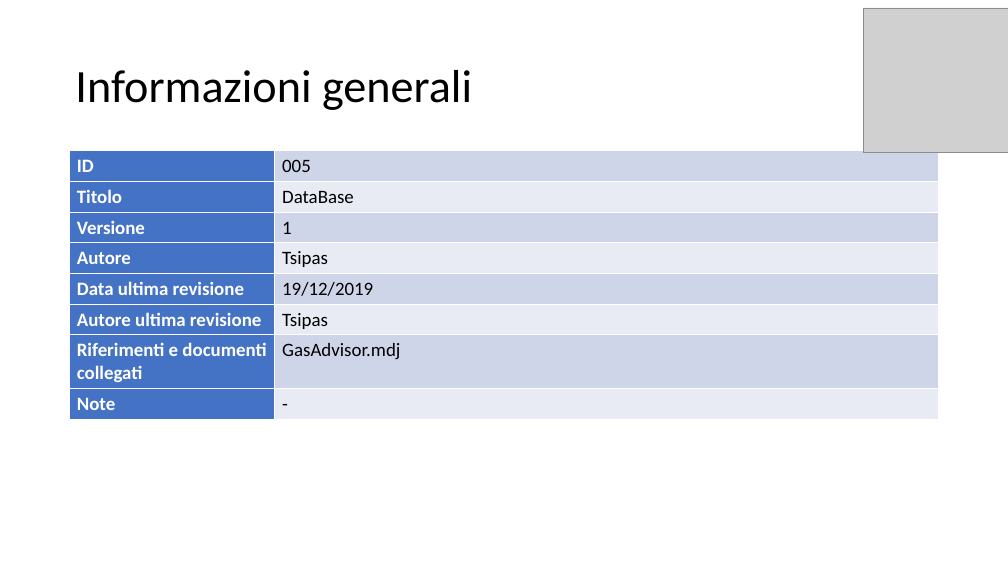
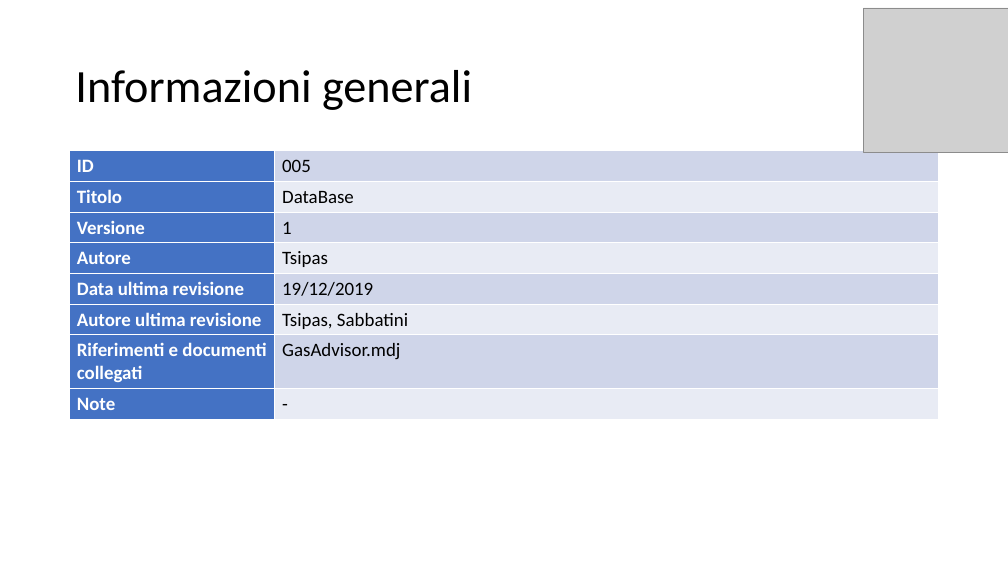
Before and after one commit to itsar19-20/gas, a slide deck: slide 2 of docs/analisi/Template use case/Template Use Case - Gestione Profilo.pptx. Drawn at 1008x567 pixels with LibreOffice and Linux fonts; fonts in the diff are those of the drawing; grey boxes stand for pictures. Boxes give left, top, right and bottom in pixels: in the first picture for what was removed or moved away, otherwise in the second. Text is boxed around its words. In the diff, an @@ line names an element or a change of style, - is before the commit and + after.

```diff
--- a/docs/analisi/Template use case/Template Use Case - Gestione Profilo.pptx
+++ b/docs/analisi/Template use case/Template Use Case - Gestione Profilo.pptx
@@ table at <box>70,151,939,419</box> @@
-row 6, column 2: Tsipas
+row 6, column 2: Tsipas, Sabbatini
```
Also in this commit, not shown: 3 other slides changed, 12 other files.
